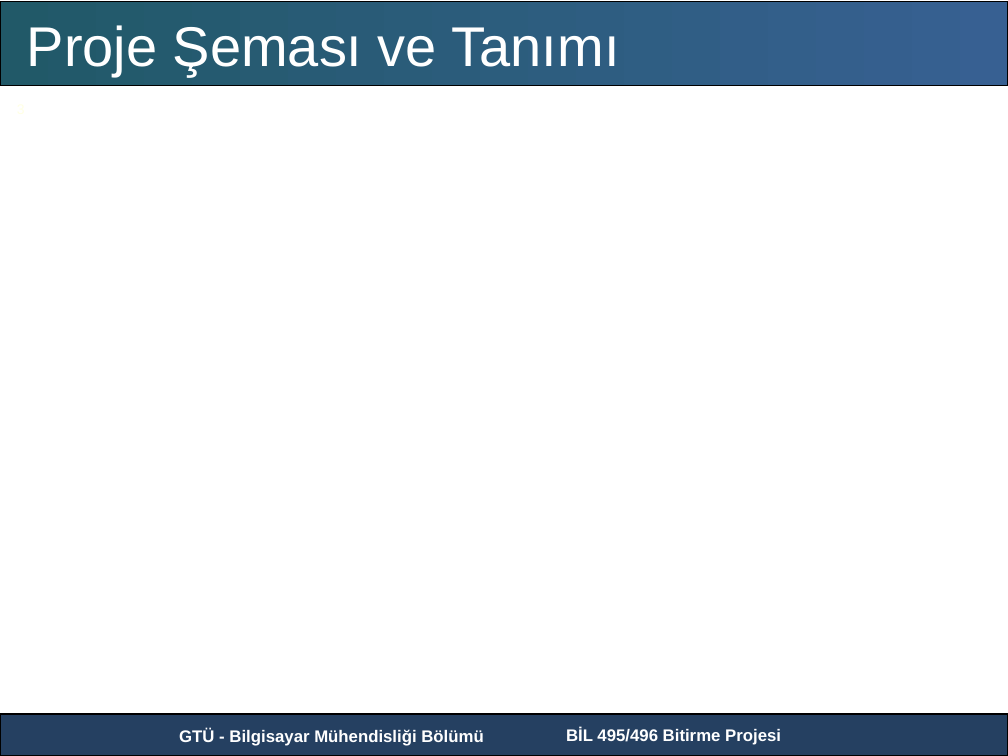
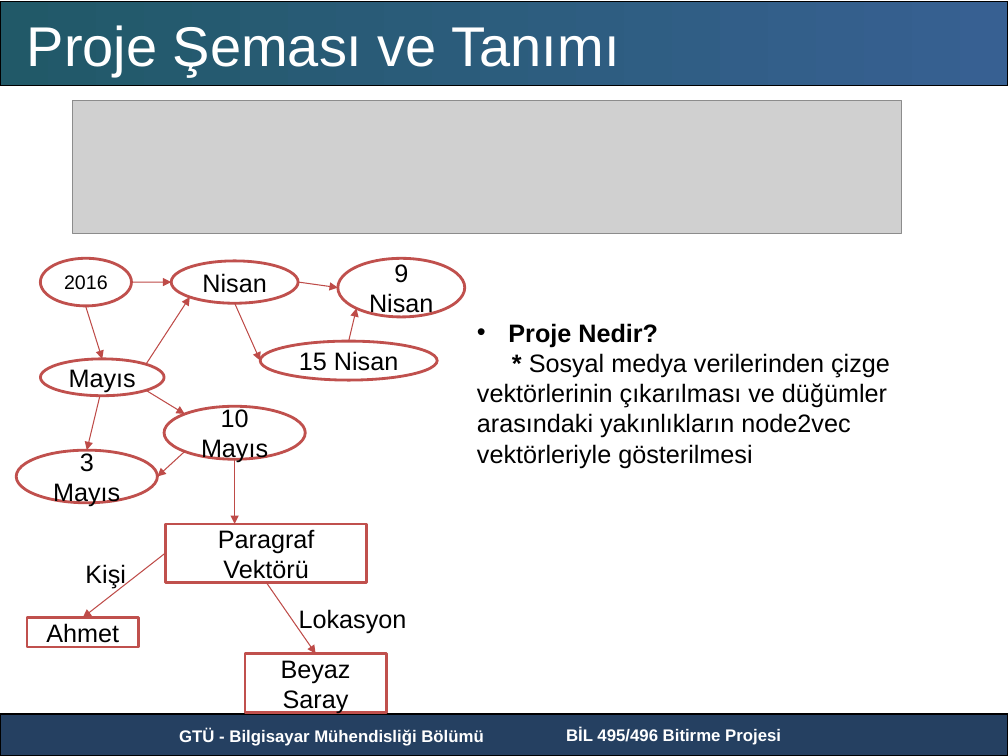
Before and after one commit to GTU-Projects/CSE496_Node2Vec_2018, a slide deck: slide 3 of Presentations/Presentation1.pptx. Drawn at 1008x756 pixels with LibreOffice and Linux fonts; fonts in the diff are those of the drawing; grey boxes stand for pictures; background and template pictures are left out. Boxes give left, top, right and bottom in pixels: in the first picture for what was removed or moved away, otherwise in the second. Text is boxed around its words. In the diff, an @@ line names an element or a change of style, - is before the commit and + after.

```diff
--- a/Presentations/Presentation1.pptx
+++ b/Presentations/Presentation1.pptx
@@ page number removed at <box>17,101,832,698</box> @@
-3
@@ picture added at <box>73,101,901,233</box> @@
@@ ellipse added at <box>40,258,131,305</box>, fill #FFFFFF, outline #C0504D 2 pt, 14 pt, text #000000 @@
+2016
@@ ellipse added at <box>171,261,298,303</box>, fill #FFFFFF, outline #C0504D 2 pt, 18 pt, text #000000 @@
+Nisan
@@ ellipse added at <box>338,258,465,317</box>, fill #FFFFFF, outline #C0504D 2 pt, 18 pt, text #000000 @@
+9 Nisan
@@ arrow added from (131, 282) to (171, 282), #BF4C48 0.75 pt @@
@@ arrow added from (146, 364) to (190, 297), #BF4C48 0.75 pt @@
@@ arrow added from (298, 282) to (338, 287), #BF4C48 0.75 pt @@
@@ arrow added from (86, 305) to (102, 359), #BF4C48 0.75 pt @@
@@ arrow added from (235, 303) to (260, 361), #BF4C48 0.75 pt @@
@@ arrow added from (349, 341) to (357, 308), #BF4C48 0.75 pt @@
@@ text added at <box>477,323,890,468</box>, 18 pt, text #000000 @@
+• Proje Nedir?
+* Sosyal medya verilerinden çizge vektörlerinin çıkarılması ve düğümler arasındaki yakınlıkların node2vec vektörleriyle gösterilmesi
@@ ellipse added at <box>40,359,164,396</box>, fill #FFFFFF, outline #C0504D 2 pt, 18 pt, text #000000 @@
+Mayıs
@@ ellipse added at <box>260,341,437,380</box>, fill #FFFFFF, outline #C0504D 2 pt, 18 pt, text #000000 @@
+15 Nisan
@@ arrow added from (100, 396) to (87, 451), #BF4C48 0.75 pt @@
@@ arrow added from (146, 390) to (184, 414), #BF4C48 0.75 pt @@
@@ ellipse added at <box>164,406,305,460</box>, fill #FFFFFF, outline #C0504D 2 pt, 18 pt, text #000000 @@
+10 Mayıs
@@ ellipse added at <box>16,451,157,503</box>, fill #FFFFFF, outline #C0504D 2 pt, 18 pt, text #000000 @@
+3 Mayıs
@@ arrow added from (184, 452) to (157, 477), #BF4C48 0.75 pt @@
@@ arrow added from (235, 460) to (235, 524), #BF4C48 0.75 pt @@
@@ rectangle added at <box>165,524,367,583</box>, fill #FFFFFF, outline #C0504D 2 pt, 18 pt, text #000000 @@
+Paragraf Vektörü
@@ arrow added from (165, 553) to (83, 618), #BF4C48 0.75 pt @@
@@ text added at <box>85,564,126,588</box>, 18 pt, text #000000 @@
+Kişi
@@ arrow added from (266, 583) to (316, 653), #BF4C48 0.75 pt @@
@@ rectangle added at <box>27,618,139,647</box>, fill #FFFFFF, outline #C0504D 2 pt, 18 pt, text #000000 @@
+Ahmet
@@ text added at <box>299,609,407,633</box>, 18 pt, text #000000 @@
+Lokasyon
@@ rectangle added at <box>245,653,386,712</box>, fill #FFFFFF, outline #C0504D 2 pt, 18 pt, text #000000 @@
+Beyaz Saray
```
Also in this commit, not shown: 2 other slides changed, 3 slides added, 3 slides removed.
